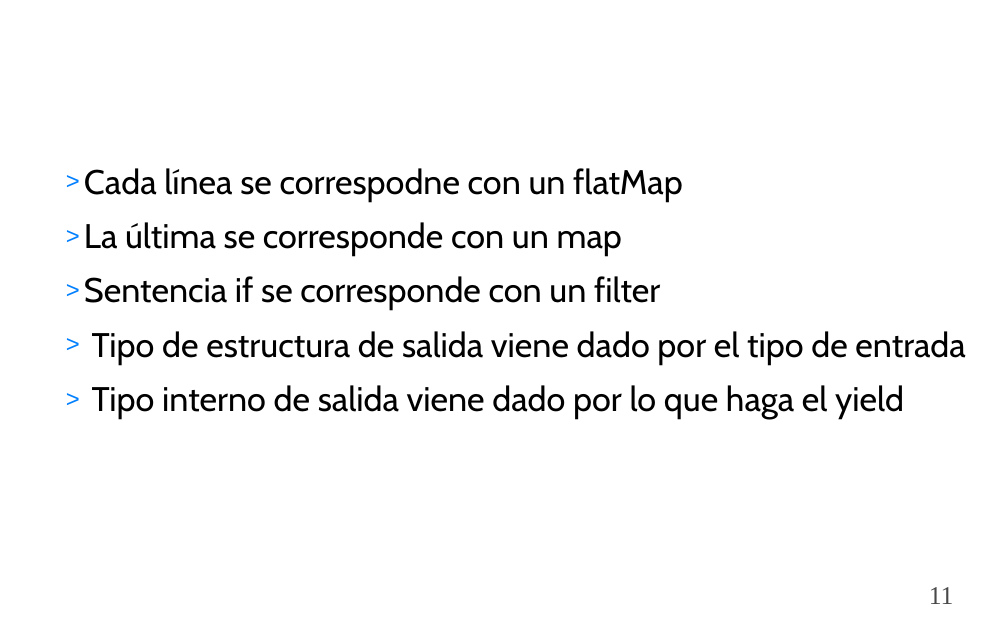
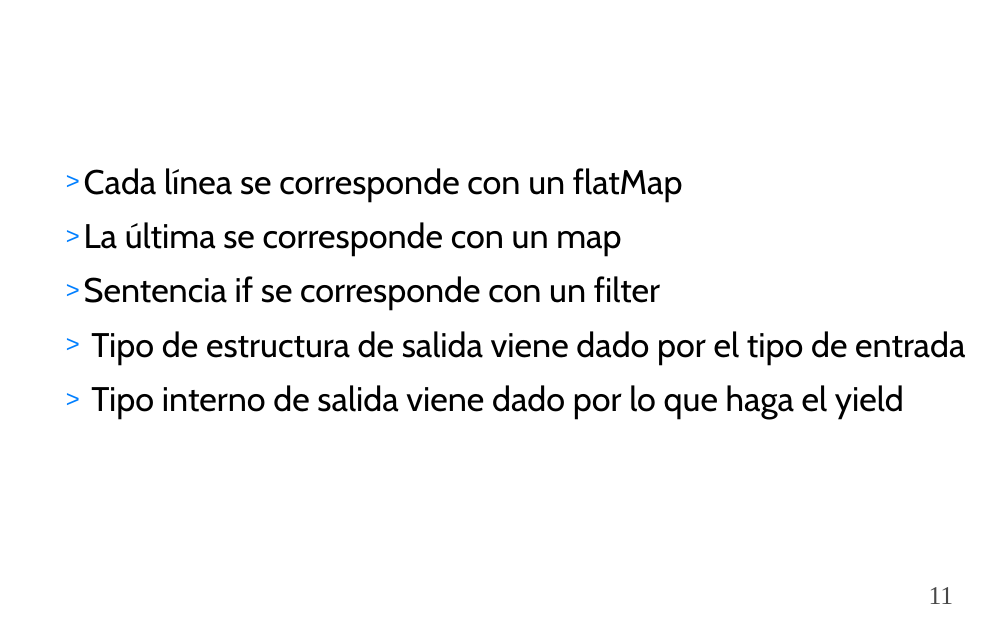
Before and after one commit to togacharls/cursoScala, a slide deck: slide 11 of guiones/ppt/8.Programación Funcional Scala.ppt. Drawn at 1008x635 pixels with LibreOffice and Linux fonts; fonts in the diff are those of the drawing; background and template pictures are left out. Boxes give left, top, right and bottom in pixels: in the first picture for what was removed or moved away, otherwise in the second. Text is boxed around its words. In the diff, an @@ line names an element or a change of style, - is before the commit and + after.

```diff
--- a/guiones/ppt/8.Programación Funcional Scala.ppt
+++ b/guiones/ppt/8.Programación Funcional Scala.ppt
@@ text at [84,168,683,201]: text changed @@
-> Cada línea se correspodne con un flatMap
+> Cada línea se corresponde con un flatMap
```
Also in this commit, not shown: 13 other slides changed, 9 other files.
